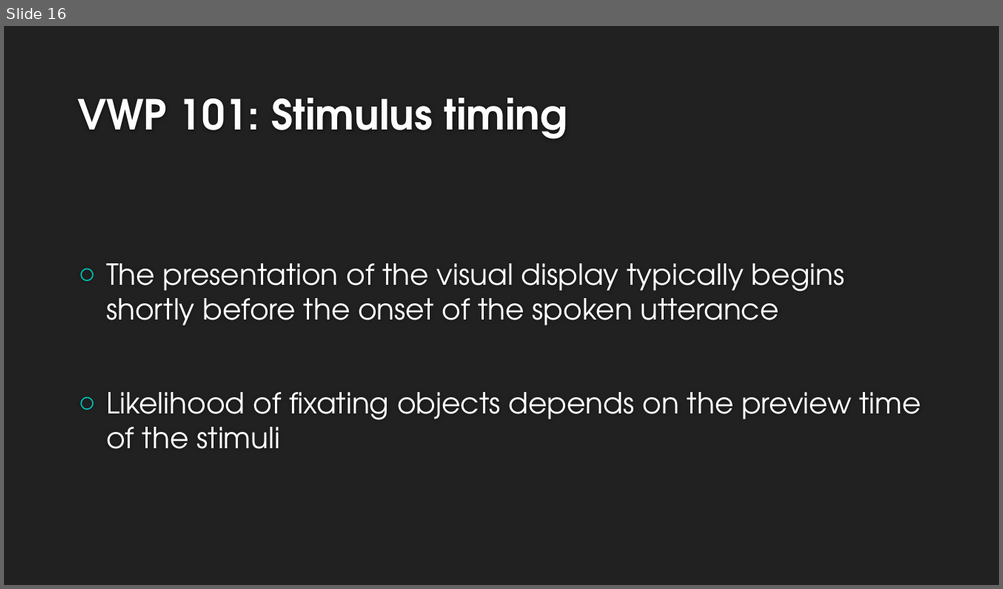
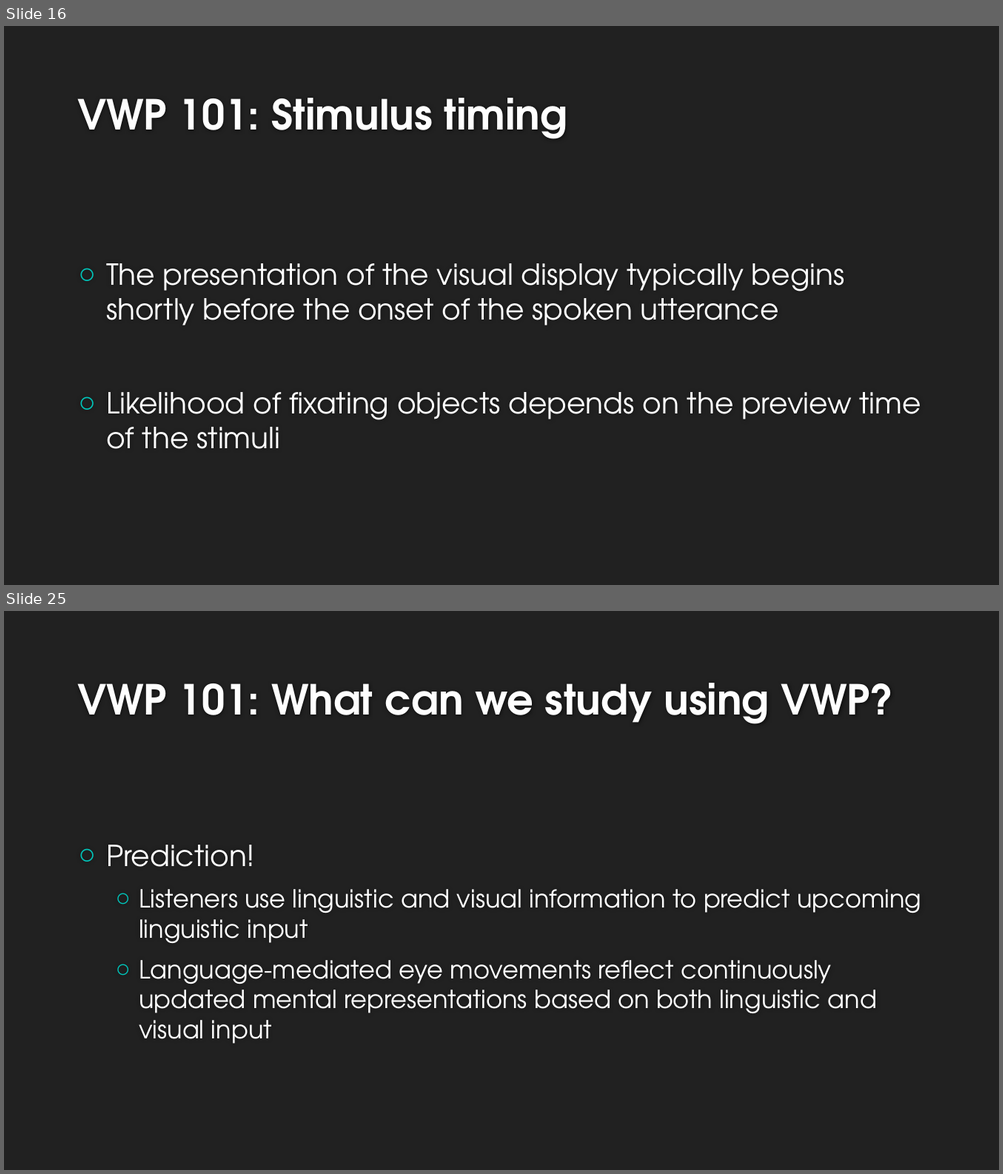
Before and after one commit to allisoct/ETLR23-24, a slide deck: slides/Day3.pptx. Shown one above the other, each under a label of ours: slide 16 before the commit, slides 16 and 25 after it; the slides between them are not shown. The pictures are 1003x589 and 1003x1174 pixels, drawn with LibreOffice and Linux fonts; fonts in the diff are those of the drawing; background and template pictures are left out. Boxes give left, top, right and bottom in pixels: in the first picture for what was removed or moved away, otherwise in the second. Text is boxed around its words. In the diff, an @@ line names an element or a change of style, - is before the commit and + after.

```diff
--- a/slides/Day3.pptx
+++ b/slides/Day3.pptx
@@ slide 25 added at [4, 611, 999, 1170], background #212121 @@
@@ title added at [77, 683, 893, 724], 40 pt, text #FEFEFE, bold @@
+VWP 101: What can we study using VWP?
@@ text added at [106, 845, 921, 1044], 24 pt, text #FFFFFF @@
+○ Prediction!
+  ○ Listeners use linguistic and visual information to predict upcoming linguistic input
+  ○ Language-mediated eye movements reflect continuously updated mental representations based on both linguistic and visual input
```
Also in this commit, not shown: 2 slides changed, 15 other slides added, 1 slide removed.
